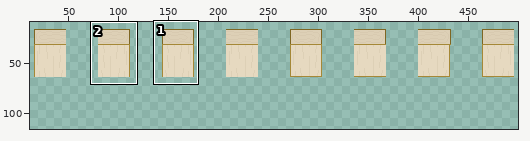
Two versions of one pixel-art file, assets/sprites/environment/inside-tiles.aseprite. Above, an overview of the earlier version with the close-up marked.
Close-up. Before the edit:
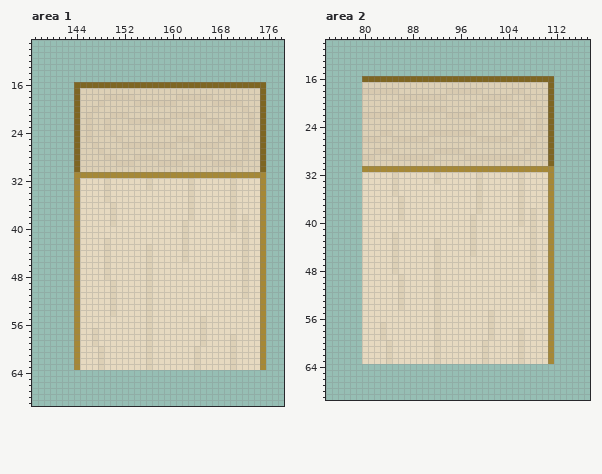
640x640 pixels, 1 frame. Shown: area 1: x 137..178, y 9..69; area 2: x 74..117, y 10..69. The wide view leaves out empty margins. The commit also changed other parts of the picture, which this record leaves out.
Once edited:
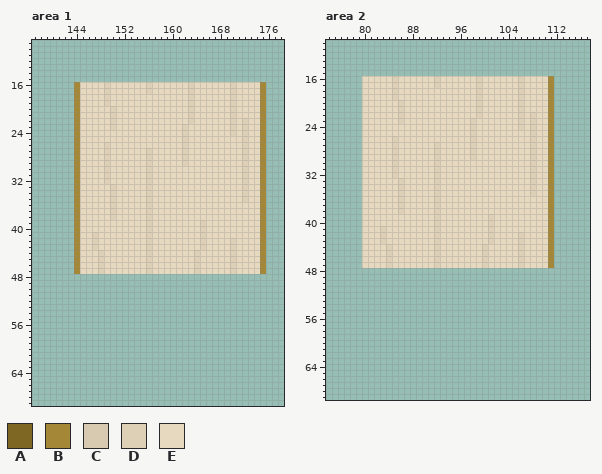
Palette (. is transparent): A #7e6623  B #a58837  C #d8cab0  D #ddd0b6  E #e6d9c0
Changes in this commit:
Area 1:
y 16: x 144..175 AAAAAAAAAAAAAAAAAAAAAAAAAAAAAAAA -> BEEEEDEEEEEEDEEEEEEDEEEEEEDEEEEB
y 17: x 144..148 ADDDD -> BEEEE; x 150..155 DDDDDD -> EEEEEE; x 157..162 DDDDDD -> EEEEEE; x 164..169 DDDDDD -> EEEEEE; x 171..175 DDDDA -> EEEEB
y 18: x 144..169 ADDDDCCCCCDDDDDDDCCCCCCDDD -> BEEEEDEEEEEEEEEEEEEDEEEEEE; x 171..175 DDDDA -> EEEEB
y 19: x 144..148 ADDDC -> BEEEE; x 150..162 DDDDCCCCCCCDD -> EEEEEEEEEEEEE; x 164..175 DDDCCCCCDDDA -> EEEEEEDEEEEB
y 20: x 144..149 ADDCDD -> BEEEEE; x 151..162 DDDDDDDDDDDD -> EEEEEEEEEEEE; x 164..169 DDDDDD -> EEEEEE; x 171..175 DCDDA -> EEEEB
y 21: x 144..169 ADCDDDCCCDDDDDDDCCCCCCDDDD -> BEEEEEDEEEEEEEEEEEEDEEEEEE; x 171..175 DDCDA -> EEEEB
y 22: x 144..149 ADCDDC -> BEEEEE; x 151..162 DDCCCCCCCDDD -> EEEEEEEEEEEE; x 164..169 DDCCDD -> EEEEEE; x 171 D -> E; x 173..175 CDA -> EEB
y 23: x 144..149 ADCDDC -> BEEEEE; x 151..161 DDDDDDDDDDD -> EEEEEEEEEEE; x 163..169 DDDDDCD -> EEEEEEE; x 171 D -> E; x 173..175 CDA -> EEB
y 24: x 144..161 ADCDDDCDDDDDDDDDDD -> BEEEEEEEEEEEEEEEEE; x 163..169 DDDDDDC -> EEEEEEE; x 171..175 DCDDA -> EDEEB
y 25: x 144..175 ADCDDDDCDDDDDDDDDCCCDDDDCDDDCDDA -> BEEEEEEEEEEEEEEEEEDEEEEEEEEEDEEB
y 26: x 144..148 ADDCD -> BEEEE; x 150..161 DDCCCCCCCCCD -> EEEEEEEEEEEE; x 163..175 DCCCCDDDDCDDA -> EEEEEEEEEDEEB
y 27: x 144..148 ADDDC -> BEEEE; x 150..155 DDDDDD -> EEEEEE; x 157..161 DDDDD -> EEEEE; x 163..175 DDDDDDDDDCDDA -> EEEEEEEEEDEEB
y 28: x 144..175 ADDDDCCDDDCCCCDDDDCCCCCDDDDDCDDA -> BEEEEDEEEEEEDEEEEEDEEEEEEEEEDEEB
y 29: x 144..148 ADDDD -> BEEEE; x 150..155 DCCCDD -> EEEEEE; x 157..161 DCCCC -> EEEEE; x 163..171 DDDDCCCCC -> EEEEEEEEE; x 173..175 DDA -> EEB
y 30: x 144..148 ADDDD -> BEEEE; x 150..155 DDDDDD -> EEEEEE; x 157..171 DDDDDDDDDDDDDDD -> EEEEEEEEEEEEEEE; x 173..175 DDA -> EEB
y 31: x 145..174 BBBBBBBBBBBBBBBBBBBBBBBBBBBBBB -> EEEEDEEEEEEDEEEEEEEEEEEEEEEDEE
y 32: x 163 D -> E; x 170 D -> E; x 172 E -> D
y 33: x 149..150 DE -> ED; x 163 D -> E; x 170 D -> E; x 172 E -> D
y 34..35: x 149..150 DE -> ED; x 156 E -> D; x 163 D -> E; x 170 D -> E; x 172 E -> D
y 36..37: x 156 E -> D; x 163 D -> E; x 170 D -> E
y 38: x 156 E -> D; x 163 D -> E; x 170 D -> E; x 172 D -> E
y 39: x 150 D -> E; x 156 E -> D; x 162 D -> E; x 165 E -> D; x 170 D -> E; x 172 D -> E
y 40: x 156 E -> D; x 162 D -> E; x 165 E -> D; x 170 D -> E; x 172 D -> E
y 41: x 147 E -> D; x 156 E -> D; x 162 D -> E; x 165 E -> D; x 172 D -> E
y 42: x 147 E -> D; x 149 D -> E; x 156 E -> D; x 162 D -> E; x 165 E -> D; x 170 E -> D; x 172 D -> E
y 43: x 147 E -> D; x 149 D -> E; x 162 D -> E; x 165 E -> D; x 170 E -> D; x 172 D -> E
y 44..45: x 148..149 ED -> DE; x 162 D -> E; x 164 E -> D; x 170 E -> D; x 172 D -> E
y 46..47: x 148..149 ED -> DE; x 164 E -> D; x 170 E -> D; x 172 D -> E
y 48: x 144..175 BEEEEDEEEEEEDEEEEEEEEEEEEEEEDEEB -> ................................
y 49..51: x 144..175 BEEEEEDEEEEEDEEEEEEEEEEEEEEEDEEB -> ................................
y 52..54: x 144..175 BEEEEEDEEEEEDEEEEEEEEEEEEEEEEEEB -> ................................
y 55..56: x 144..175 BEEEEEEEEEEEDEEEEEEEEDEEEEEEEEEB -> ................................
y 57: x 144..175 BEEDEEEEEEEEDEEEEEEEEDEEEEEEEEEB -> ................................
y 58..59: x 144..175 BEEDEEEEEEEEDEEEEEEEEDEEEEDEEEEB -> ................................
y 60..63: x 144..175 BEEEDEEEEEEEDEEEEEEEDEEEEEDEEEEB -> ................................
Area 2:
y 16: x 80..111 AAAAAAAAAAAAAAAAAAAAAAAAAAAAAAAA -> EEEEEDEEEEEEDEEEEEEDEEEEEEDEEEEB
y 17: x 80..84 DDDDD -> EEEEE; x 86..91 DDDDDD -> EEEEEE; x 93..98 DDDDDD -> EEEEEE; x 100..105 DDDDDD -> EEEEEE; x 107..111 DDDDA -> EEEEB
y 18: x 80..111 CCCCCCDDDDDDDDCCCCCCDDDDDCCDDDDA -> EEEEEDEEEEEEEEEEEEEDEEEEEEDEEEEB
y 19: x 80..84 DDDDD -> EEEEE; x 86..98 CCCCCCCCDDDDD -> EEEEEEEEEEEEE; x 100..105 CCCCCD -> EEEEEE; x 107..111 CDDDA -> EEEEB
y 20: x 80..85 DDDDDD -> EEEEEE; x 87..98 DDDDDDDDDDDD -> EEEEEEEEEEEE; x 100..105 DDDDDD -> EEEEEE; x 107..111 DCDDA -> EEEEB
y 21: x 80..105 DDDDDDCCCCCCCCDDDDDCCCCDDD -> EEEEEEDEEEEEEEEEEEEDEEEEEE; x 107..111 DDCDA -> EEEEB
y 22: x 80..85 CCCCCC -> EEEEEE; x 87..98 DDDDDDDCCCCC -> EEEEEEEEEEEE; x 100..105 DDDCCC -> EEEEEE; x 107 D -> E; x 109..111 CDA -> EEB
y 23: x 80..85 DDDDDD -> EEEEEE; x 87..97 DDDDDDDDDDD -> EEEEEEEEEEE; x 99..107 DDDDDDDCD -> EEEEEEEDE; x 109..111 CDA -> EEB
y 24: x 80..97 DDDDDDDDDDDDDDDDDD -> EEEEEEEEEEEEEEEEEE; x 99..107 DDDDDDDCD -> EEEEEEEDE; x 109..111 CDA -> EEB
y 25: x 80..107 DDDCCDDDDDDCCCCCCCCDDDDDDCDD -> EEEEEEEEEEEEEEEEEEDEEEEEEEEE; x 109..111 CDA -> EEB
y 26: x 80..97 CCCDDCCCCCCDDDDDDD -> EEEEEDEEEEEEEEEEEE; x 99..111 CCCCCCDDDCDDA -> EEEEEEEEEDEEB
y 27: x 80..84 DDDDD -> EEEEE; x 86..91 DDDDDD -> EEEEEE; x 93..97 DDDDD -> EEEEE; x 99..111 DDDDDDDDDCDDA -> EEEEEEEEEDEEB
y 28: x 80..84 DDCCC -> EEEEE; x 86..97 DDDDDDCCCCCD -> EEEEEEDEEEEE; x 99..107 DDDDDDDDC -> EEEEEEEEE; x 109..111 DDA -> EEB
y 29: x 80..91 CCDDDCCCCCCC -> EEEEEDEEEEEE; x 93..107 DDDDCCCCCCCCCCD -> EEEEEDEEEEEEEEE; x 109..111 DDA -> EEB
y 30: x 80..84 DDDDD -> EEEEE; x 86..91 DDDDDD -> EEEEEE; x 93..107 DDDDDDDDDDDDDDD -> EEEEEEEEEEEEEEE; x 109..111 DDA -> EEB
y 31: x 80..110 BBBBBBBBBBBBBBBBBBBBBBBBBBBBBBB -> EEEEEDEEEEEEDEEEEEEEEEEEEEEEDEE
y 32: x 99 D -> E; x 106 D -> E; x 108 E -> D
y 33: x 85..86 DE -> ED; x 99 D -> E; x 106 D -> E; x 108 E -> D
y 34..35: x 85..86 DE -> ED; x 92 E -> D; x 99 D -> E; x 106 D -> E; x 108 E -> D
y 36..37: x 92 E -> D; x 99 D -> E; x 106 D -> E
y 38: x 92 E -> D; x 99 D -> E; x 106 D -> E; x 108 D -> E
y 39: x 86 D -> E; x 92 E -> D; x 98 D -> E; x 101 E -> D; x 106 D -> E; x 108 D -> E
y 40: x 92 E -> D; x 98 D -> E; x 101 E -> D; x 106 D -> E; x 108 D -> E
y 41: x 83 E -> D; x 92 E -> D; x 98 D -> E; x 101 E -> D; x 108 D -> E
y 42: x 83 E -> D; x 85 D -> E; x 92 E -> D; x 98 D -> E; x 101 E -> D; x 106 E -> D; x 108 D -> E
y 43: x 83 E -> D; x 85 D -> E; x 98 D -> E; x 101 E -> D; x 106 E -> D; x 108 D -> E
y 44..45: x 84..85 ED -> DE; x 98 D -> E; x 100 E -> D; x 106 E -> D; x 108 D -> E
y 46..47: x 84..85 ED -> DE; x 100 E -> D; x 106 E -> D; x 108 D -> E
y 48: x 80..111 EEEEEDEEEEEEDEEEEEEEEEEEEEEEDEEB -> ................................
y 49..51: x 80..111 EEEEEEDEEEEEDEEEEEEEEEEEEEEEDEEB -> ................................
y 52..54: x 80..111 EEEEEEDEEEEEDEEEEEEEEEEEEEEEEEEB -> ................................
y 55..56: x 80..111 EEEEEEEEEEEEDEEEEEEEEDEEEEEEEEEB -> ................................
y 57: x 80..111 EEEDEEEEEEEEDEEEEEEEEDEEEEEEEEEB -> ................................
y 58..59: x 80..111 EEEDEEEEEEEEDEEEEEEEEDEEEEDEEEEB -> ................................
y 60..63: x 80..111 EEEEDEEEEEEEDEEEEEEEDEEEEEDEEEEB -> ................................
